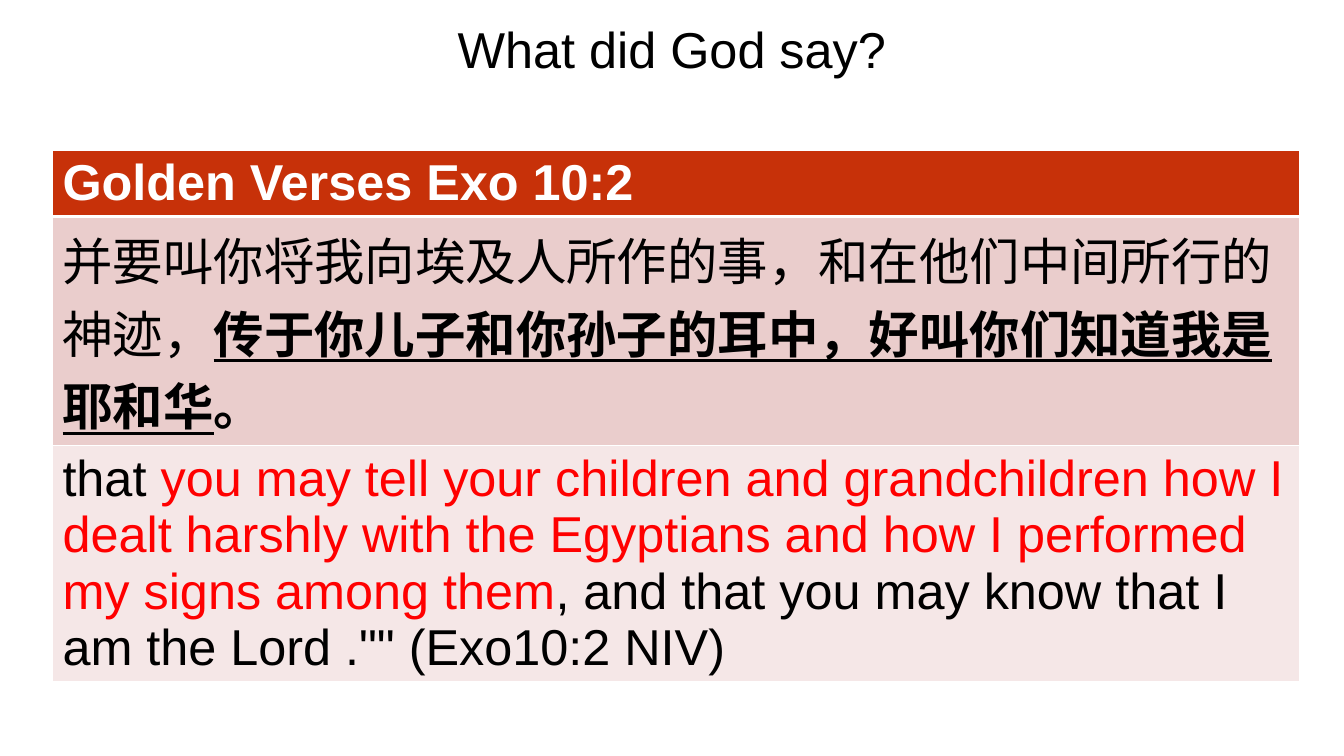
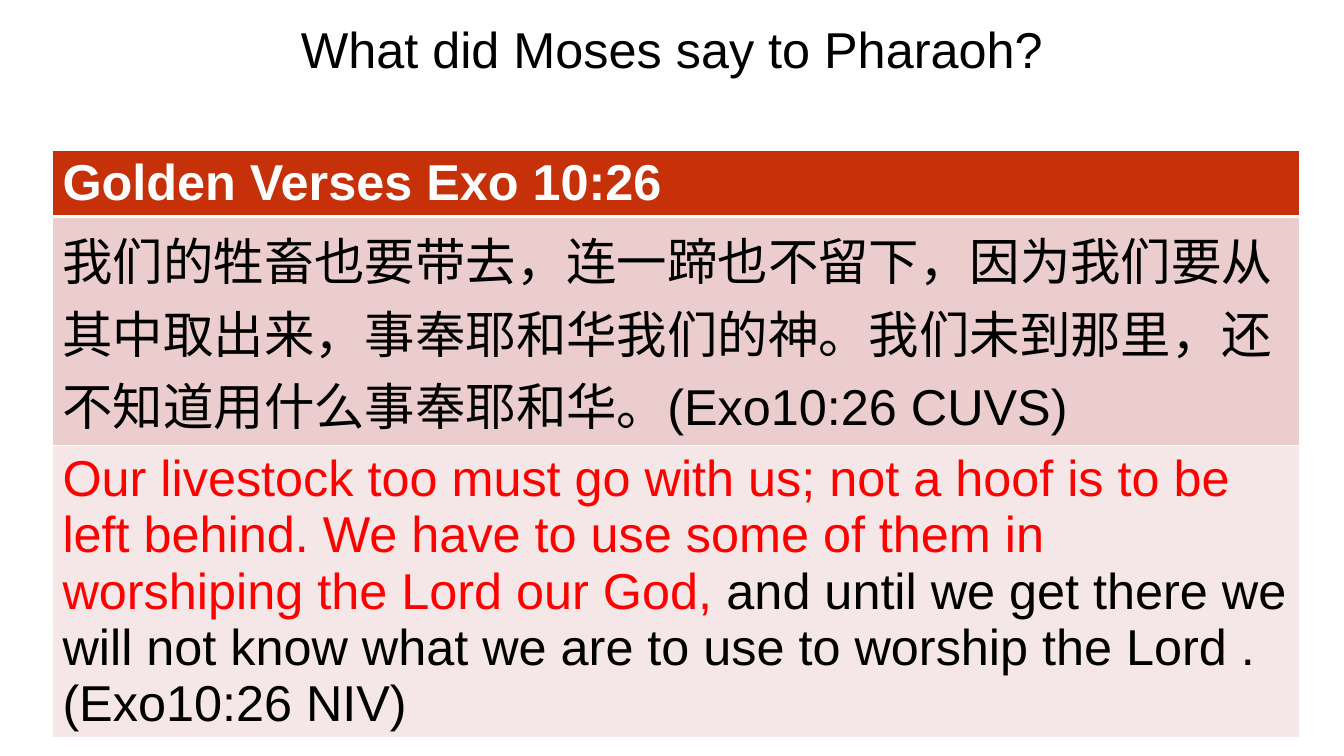
Before and after one commit to wdingbox/accc_2025_pp, a slide deck: slide 6 of ppt/Exodus/exo10_16_29.pptx. Drawn at 1344x756 pixels with LibreOffice and Linux fonts; fonts in the diff are those of the drawing; background and template pictures are left out. Boxes give left, top, right and bottom in pixels: in the first picture for what was removed or moved away, otherwise in the second. Text is boxed around its words. In the diff, an @@ line names an element or a change of style, - is before the commit and + after.

```diff
--- a/ppt/Exodus/exo10_16_29.pptx
+++ b/ppt/Exodus/exo10_16_29.pptx
@@ title at [301,31,1042,78]: text changed @@
-What did God say?
+What did Moses say to Pharaoh?
@@ table at [52,150,1301,735] @@
-row 1, column 1: Golden Verses Exo 10:2
+row 1, column 1: Golden Verses Exo 10:26
-row 2, column 1: 并要叫你将我向埃及人所作的事，和在他们中间所行的神迹，传于你儿子和你孙子的耳中，好叫你们知道我是耶和华。
+row 2, column 1: 我们的牲畜也要带去，连一蹄也不留下，因为我们要从其中取出来，事奉耶和华我们的神。我们未到那里，还不知道用什么事奉耶和华。(Exo10:26 CUVS)
@@ row 3, column 1: "that you may tell your children and grandchildren how I dealt harshly with the Egyptians and how I performed my signs among them, and that you may know that I am the Lord ."" (Exo10:2 NIV)" to "Our livestock too must go with us; not a hoof is to be left behind. We have to use some of them in worshiping the Lord our God, and until we get there we will not know what we are to use to worship the Lord .(Exo10:26 NIV)" @@
```
Also in this commit, not shown: 5 other slides changed, 4 other files.
